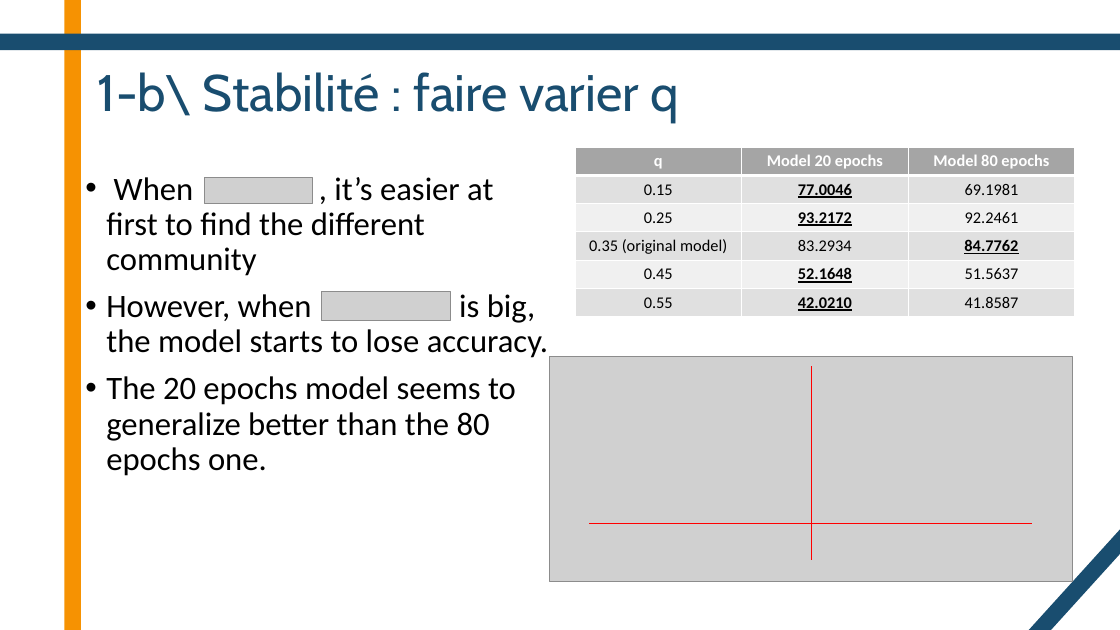
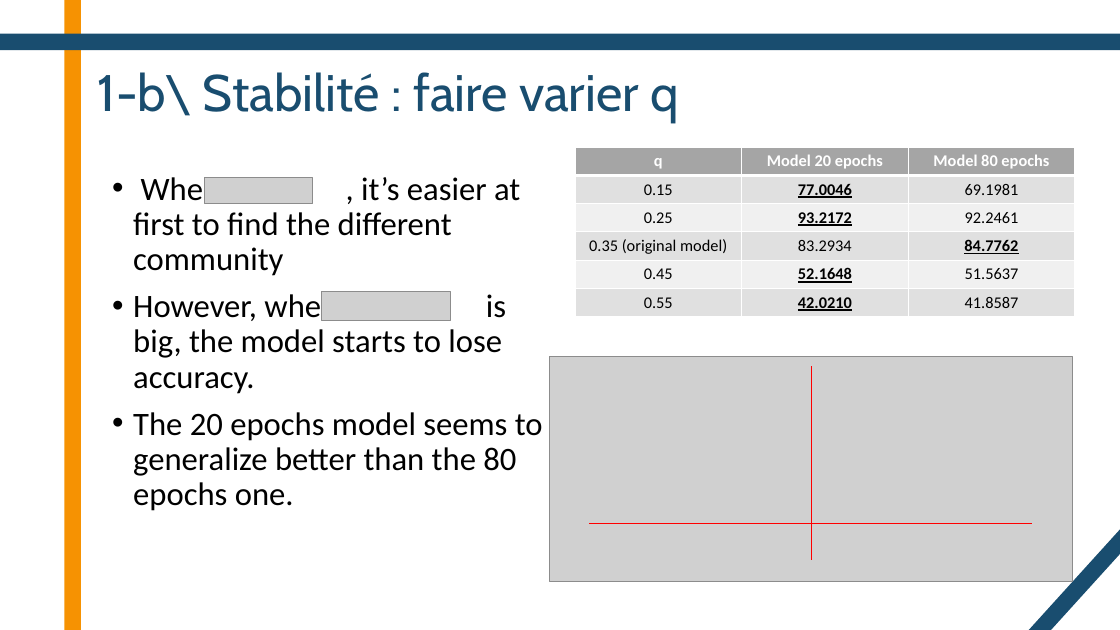
Before and after one commit to DentanJeremie/MAP583-Graph-Transformers, a slide deck: slide 5 of presentation/Presentation.pptx. Drawn at 1120x630 pixels with LibreOffice and Linux fonts; fonts in the diff are those of the drawing; grey boxes stand for pictures. Boxes give left, top, right and bottom in pixels: in the first picture for what was removed or moved away, otherwise in the second. Text is boxed around its words. In the diff, an @@ line names an element or a change of style, - is before the commit and + after.

```diff
--- a/presentation/Presentation.pptx
+++ b/presentation/Presentation.pptx
@@ text "When , it’s easier at ..." rewrapped from box(106, 177, 548, 476) to box(133, 177, 543, 511) @@
```
Also in this commit, not shown: 2 other slides changed, 1 other file.
